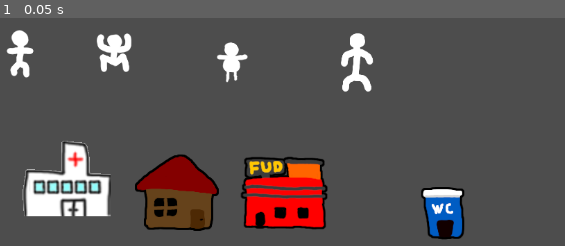
Above: before the commit, frame 1.
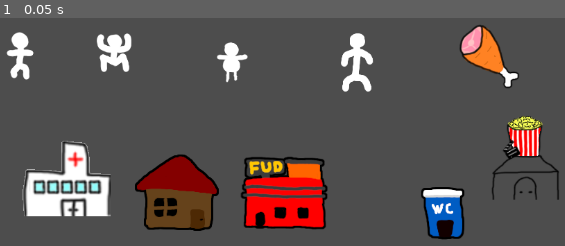
Above: after the commit, the same moment.

Repository: Viggzta/gmtk-jam-2024
Game: Godot game, scene res://asset_gym.tscn
The game is run twice, just before and just after one commit, with the same random seed, the same clock (stepped at 60 frames per second) and the same inputs. This scene is started directly instead of the project's main scene.
Inputs:
- Up to frame 1 (0.05 s): no input

The runs differ from the first frame. In frame 1, 2.9% of the frame differs, in the area x 1-99%, y 3-80%.

Commit message:
cinema to asset gym and house with collision

Diff:
--- a/src/asset_gym.tscn
+++ b/src/asset_gym.tscn
@@ -8,11 +8,13 @@
 [ext_resource type="Texture2D" uid="uid://770cyr7u0xkr" path="res://art/buildings/donken.png" id="6_iu3ln"]
 [ext_resource type="Texture2D" uid="uid://cx3404sc47tvc" path="res://art/buildings/hospital.png" id="7_kh0kc"]
 [ext_resource type="Texture2D" uid="uid://cyip2dyonhwbp" path="res://art/buildings/house.png" id="8_tqdag"]
+[ext_resource type="Texture2D" uid="uid://dy2sn8vwdg0w6" path="res://art/turkey/turkey.png" id="9_8q6ni"]
+[ext_resource type="Texture2D" uid="uid://b7gja5oqqwv0r" path="res://art/buildings/cinema.png" id="10_kxdlg"]
 
 [node name="asset_gym" type="Node2D"]
 
 [node name="Dude1" type="Sprite2D" parent="."]
-position = Vector2(101, 83)
+position = Vector2(101, 86)
 texture = ExtResource("1_1yfun")
 
 [node name="Dude2" type="Sprite2D" parent="."]
@@ -42,3 +44,11 @@
 [node name="House" type="Sprite2D" parent="."]
 position = Vector2(330, 311)
 texture = ExtResource("8_tqdag")
+
+[node name="Turkey" type="Sprite2D" parent="."]
+position = Vector2(774, 109)
+texture = ExtResource("9_8q6ni")
+
+[node name="Cinema" type="Sprite2D" parent="."]
+position = Vector2(830, 253)
+texture = ExtResource("10_kxdlg")
--- /dev/null
+++ b/src/scenes/buildings/house.tscn
@@ -0,0 +1,17 @@
+[gd_scene load_steps=3 format=3 uid="uid://bg83n6e2doi7w"]
+
+[ext_resource type="Texture2D" uid="uid://cyip2dyonhwbp" path="res://art/buildings/house.png" id="1_n1lm5"]
+
+[sub_resource type="RectangleShape2D" id="RectangleShape2D_yeq1w"]
+size = Vector2(96, 98)
+
+[node name="house" type="Node2D"]
+
+[node name="House" type="Sprite2D" parent="."]
+texture = ExtResource("1_n1lm5")
+
+[node name="Collider" type="StaticBody2D" parent="."]
+
+[node name="CollisionShape2D" type="CollisionShape2D" parent="Collider"]
+position = Vector2(0, 2)
+shape = SubResource("RectangleShape2D_yeq1w")
Not shown: 1 places in src/asset_gym.tscn that only renumber resources
